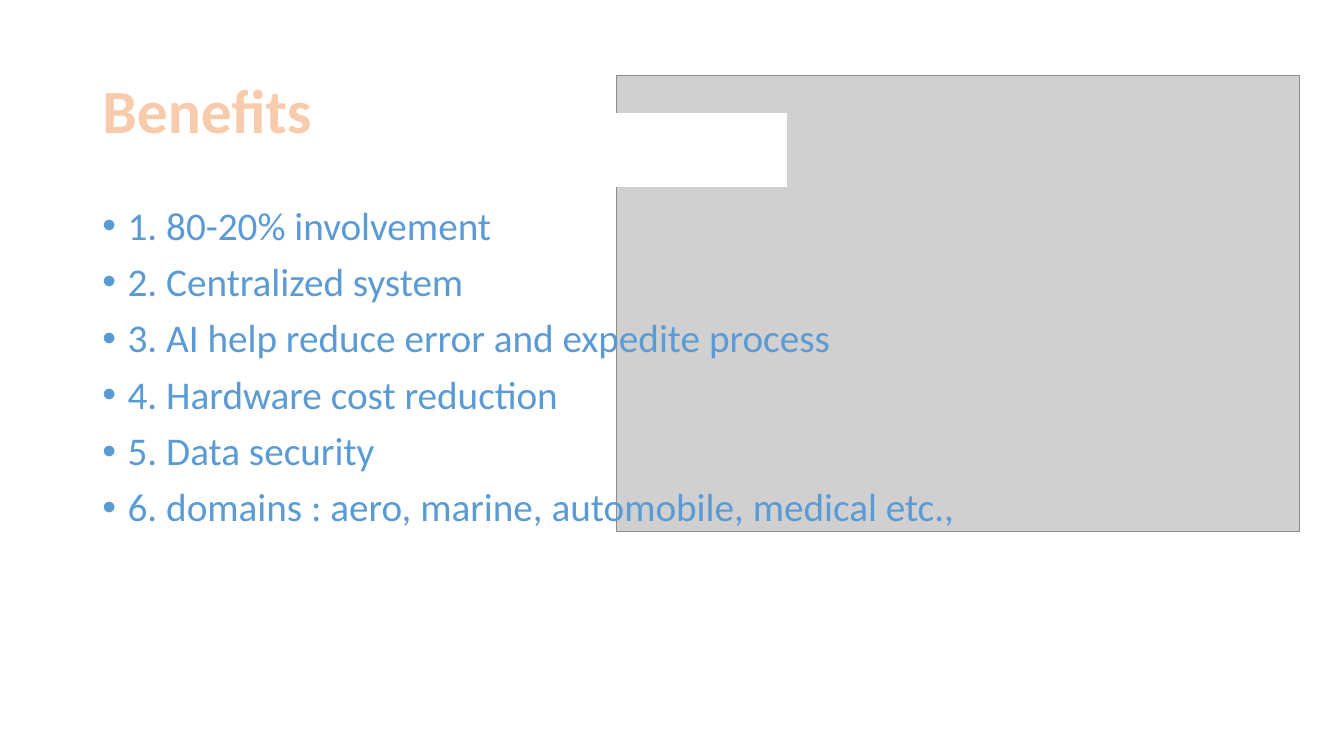
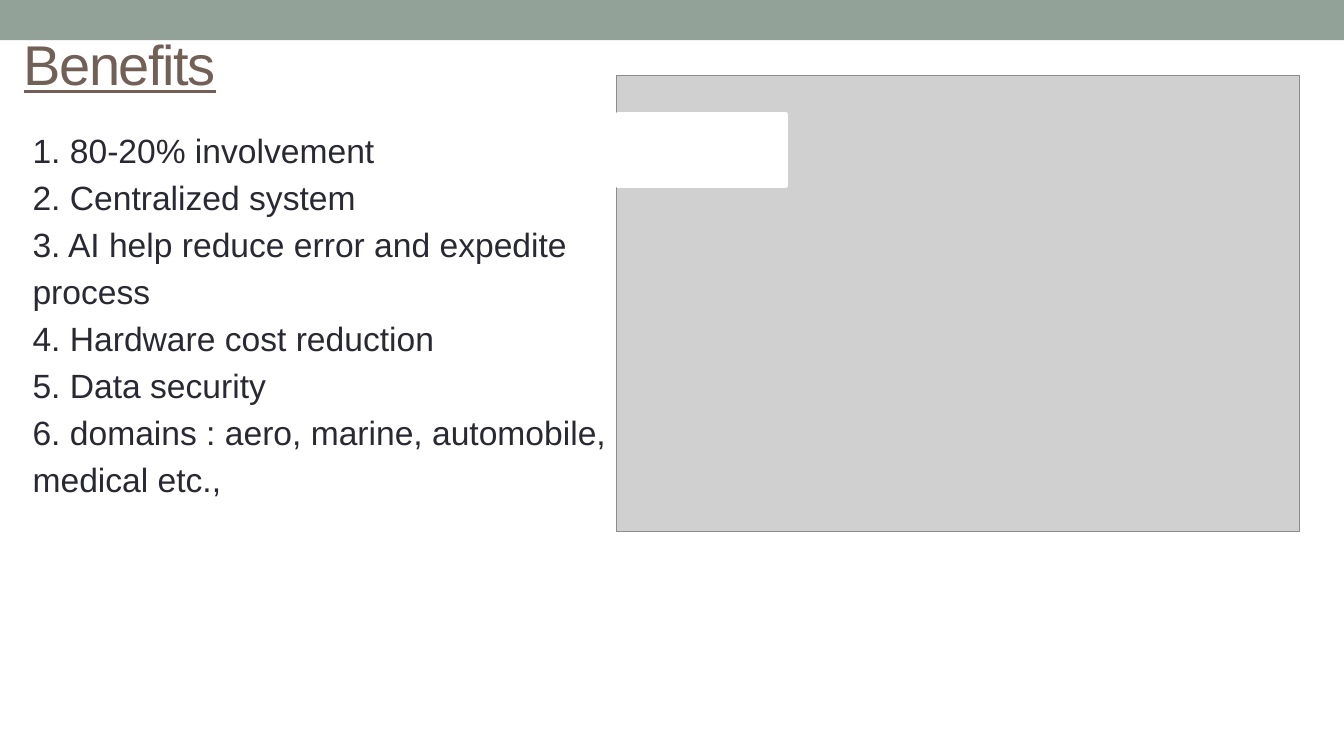
Before and after one commit to mauryaamit90/Liberty.Core, a slide deck: slide 4 of Hackathon.pptx. Drawn at 1344x756 pixels with LibreOffice and Linux fonts; fonts in the diff are those of the drawing; grey boxes stand for pictures. Boxes give left, top, right and bottom in pixels: in the first picture for what was removed or moved away, otherwise in the second. Text is boxed around its words. In the diff, an @@ line names an element or a change of style, - is before the commit and + after.

Commit message:
Upload Updated PPT
Upload Updated PPT

```diff
--- a/Hackathon.pptx
+++ b/Hackathon.pptx
@@ rectangle added at [0, 0, 1344, 40], fill #93A299 @@
@@ title "Benefits": place and size @@
-title "Benefits" at [102, 90, 311, 133]
+title "Benefits" at [24, 44, 216, 93]
@@ title "Benefits" at [24, 44, 216, 93]: size 44 to 40 pt, font Calibri to Arial, text colour #F8CBAD to #726056, letter spacing 0 to -1 pt, letter outline #ED7D31 1.75 pt to #AD8F67 1.75 pt, bold off, underline on; line spacing 0.9 to 1 @@
@@ text "1. 80-20% involvement": place and size @@
-text "1. 80-20% involvement" at [128, 213, 954, 532]
+text "1. 80-20% involvement" at [33, 138, 606, 497]
@@ text at [33, 138, 434, 405]: size 28 to 24 pt, font Calibri to Arial, text colour gradient #1F4E79 to #5B9BD5 to #9DC3E6 to #292934 in "1. 80-20% involvement", "2. Centralized system", "4. Hardware cost reduction", "5. Data security"; bullet • to none; line spacing 0.9 to 1; less space between paragraphs @@
@@ text at [33, 232, 567, 311]: text changed; size 28 to 24 pt; font Calibri to Arial; text colour gradient #1F4E79 to #5B9BD5 to #9DC3E6 to #292934 @@
-• 3. AI help reduce error and expedite process
+3. AI help reduce error and expedite
+process
@@ text at [33, 420, 606, 497]: text changed; size 28 to 24 pt; font Calibri to Arial; text colour gradient #1F4E79 to #5B9BD5 to #9DC3E6 to #292934 @@
-• 6. domains : aero, marine, automobile, medical etc.,
+6. domains : aero, marine, automobile,
+medical etc.,
```
Also in this commit, not shown: 3 other slides changed, 1 slide added.
